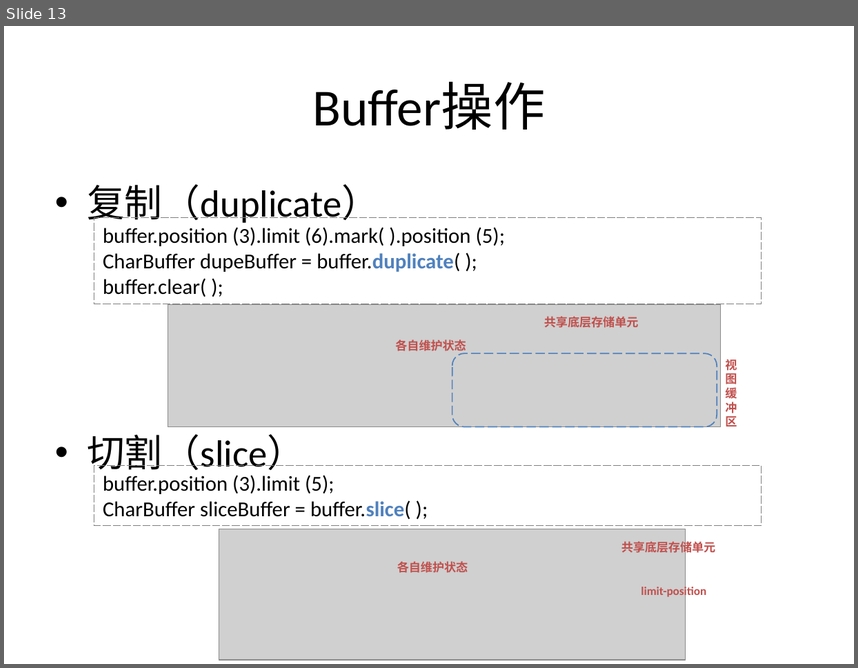
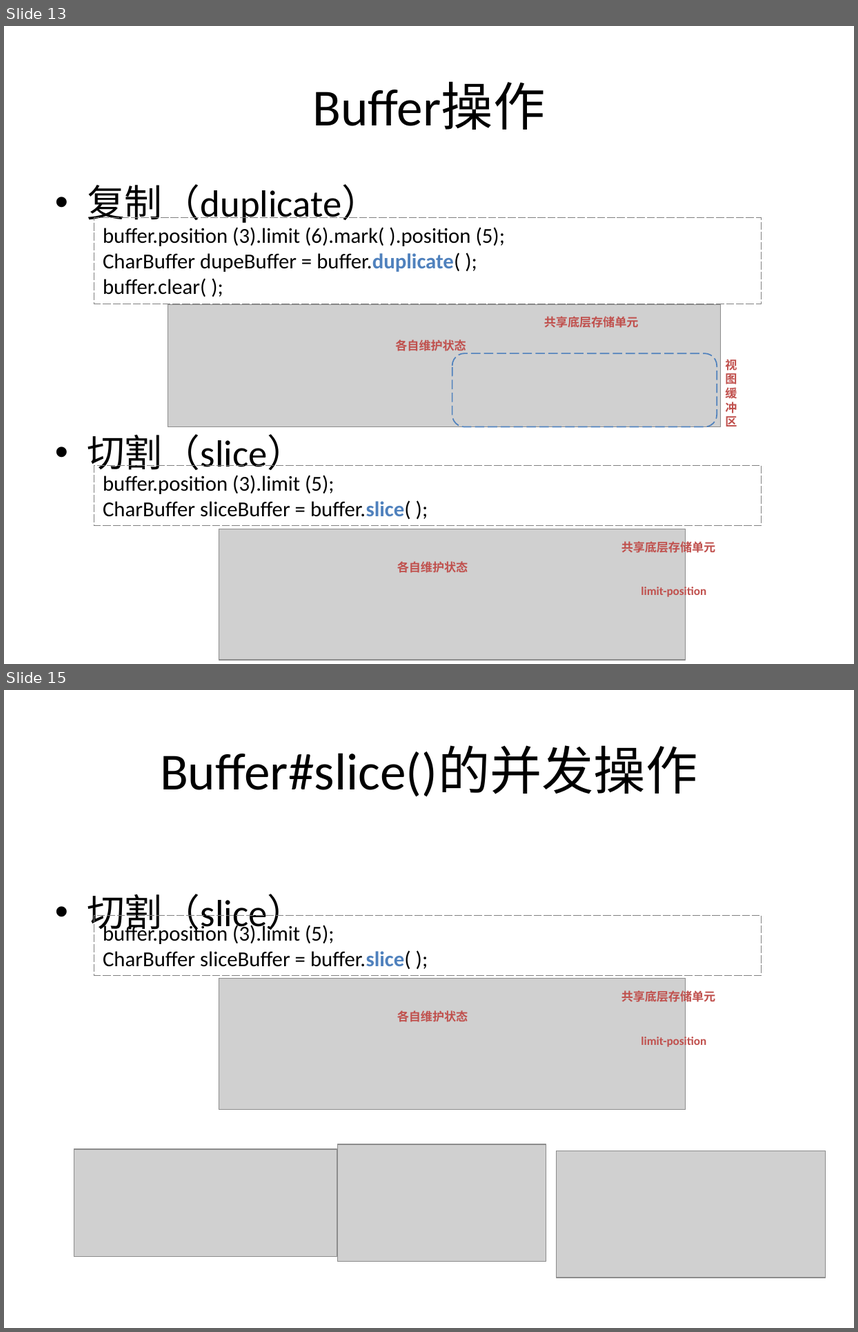
Before and after one commit to guhanjie/Knowledge-sharing, a slide deck: 扒一扒Java IO那些事儿.pptx. Shown one above the other, each under a label of ours: slide 13 before the commit, slides 13 and 15 after it; the slides between them are not shown. The pictures are 858x668 and 858x1332 pixels, drawn with LibreOffice and Linux fonts; fonts in the diff are those of the drawing; grey boxes stand for pictures. Boxes give left, top, right and bottom in pixels: in the first picture for what was removed or moved away, otherwise in the second. Text is boxed around its words. In the diff, an @@ line names an element or a change of style, - is before the commit and + after.

Commit message:
update java io V1.0(add page align in java and concurrency of Buffer#slice()

```diff
--- a/扒一扒Java IO那些事儿.pptx
+++ b/扒一扒Java IO那些事儿.pptx
@@ slide 15 added at (4, 690, 854, 1328), background #FFFFFF @@
@@ title added at (160, 746, 698, 797), 44 pt, text #000000 @@
+Buffer#slice()的并发操作
@@ text added at (87, 894, 305, 936), 32 pt, text #000000 @@
+• 切割（slice）
@@ rectangle added at (94, 915, 762, 976), outline #808080 0.75 pt dashed, 18 pt, text #000000 @@
+buffer.position (3).limit (5);
+CharBuffer sliceBuffer = buffer.slice( );
@@ group added at (219, 978, 715, 1109): 3 texts, 1 picture @@
+limit-position
+共享底层存储单元
+各自维护状态
@@ picture added at (338, 1144, 546, 1261) @@
@@ picture added at (74, 1149, 337, 1256) @@
@@ picture added at (557, 1151, 826, 1277) @@
```
Also in this commit, not shown: 2 other slides added.
